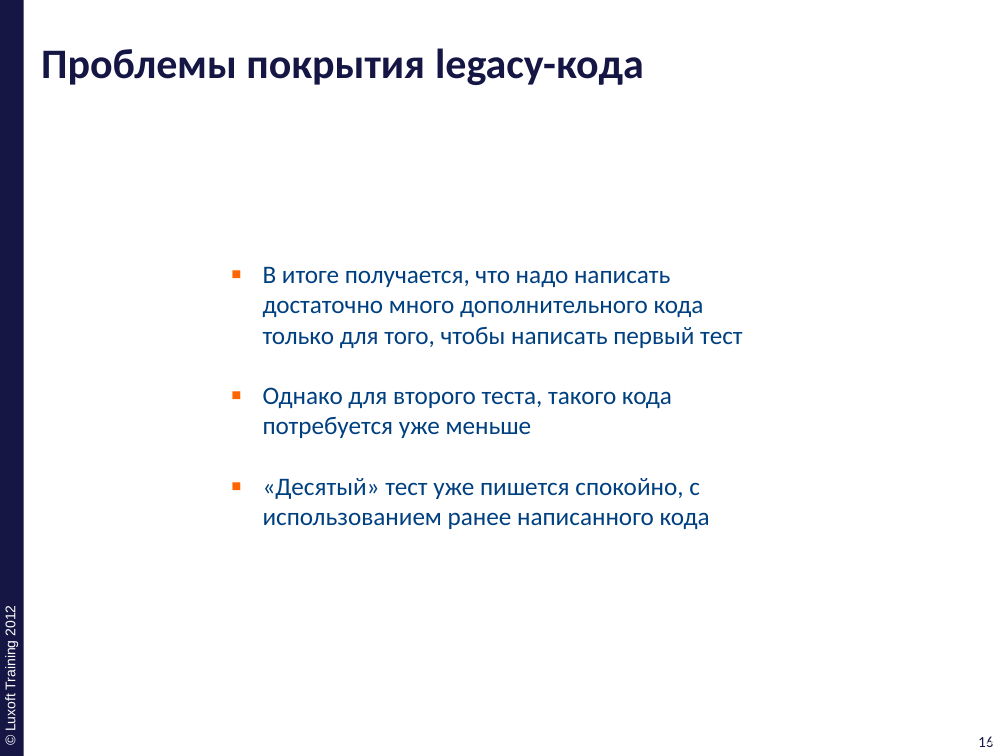
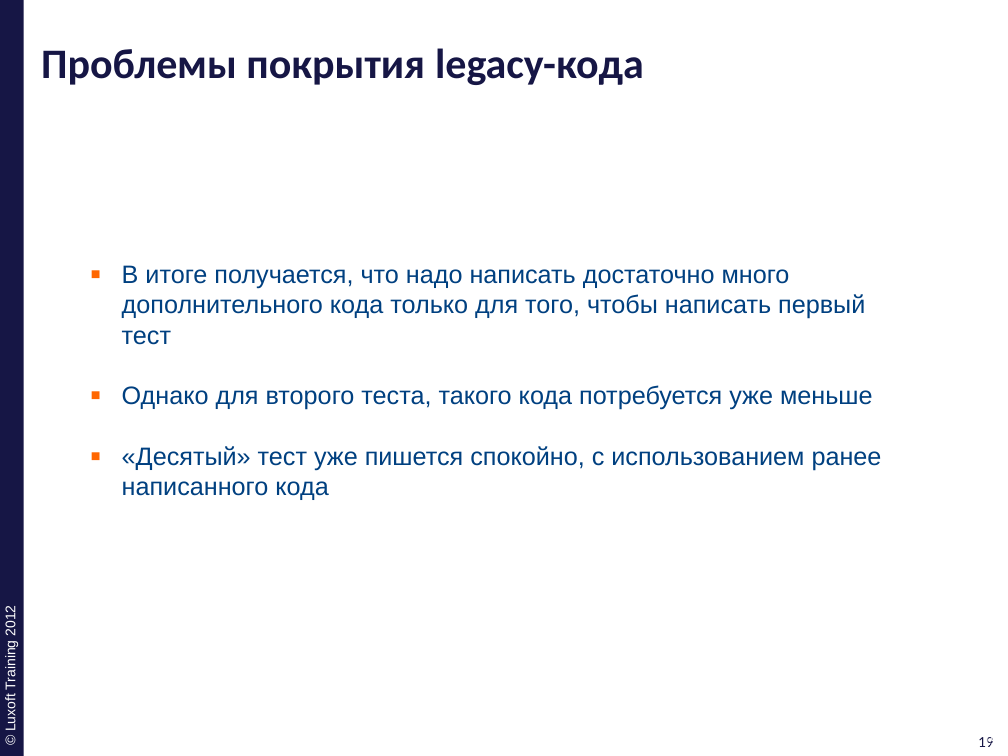
Before and after one commit to ivan-dyachenko/Trainings, a slide deck: slide 19 of Test Driven Development/materials/pptx/9. TDD-Legacy.pptx (slide 16 before the commit). Drawn at 1008x756 pixels with LibreOffice and Linux fonts; fonts in the diff are those of the drawing; background and template pictures are left out. Boxes give left, top, right and bottom in pixels: in the first picture for what was removed or moved away, otherwise in the second. Text is boxed around its words. In the diff, an @@ line names an element or a change of style, - is before the commit and + after.

Commit message:
complete LegacyCode presentaion and code exapmles

```diff
--- a/Test Driven Development/materials/pptx/9. TDD-Legacy.pptx
+++ b/Test Driven Development/materials/pptx/9. TDD-Legacy.pptx
@@ text "В итоге получается, что надо ...": place and size @@
-text "В итоге получается, что надо ..." at (263, 266, 742, 529)
+text "В итоге получается, что надо ..." at (122, 265, 882, 500)
@@ text "В итоге получается, что надо ..." at (122, 265, 882, 500): font Calibri to Arial @@
@@ page number at (978, 737, 994, 747): text changed @@
-16
+19
@@ page number at (983, 737, 999, 747): text changed @@
-16
+19
```
Also in this commit, not shown: 13 other slides changed, 4 slides added, 1 slide removed, 1 other file.
